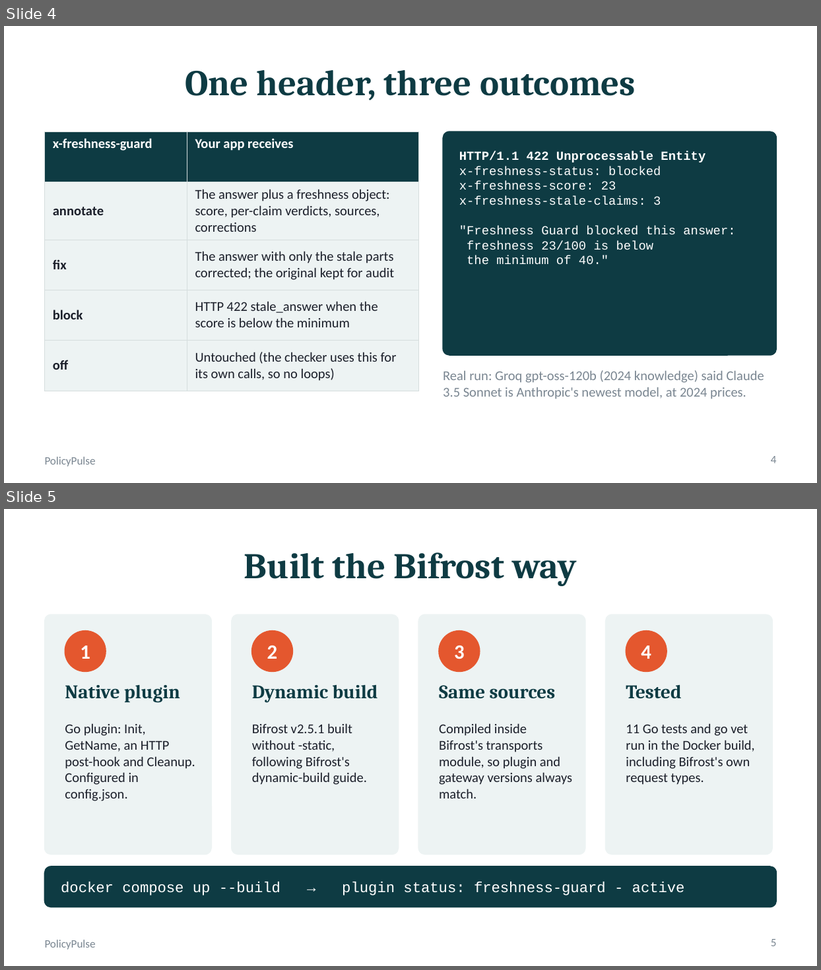
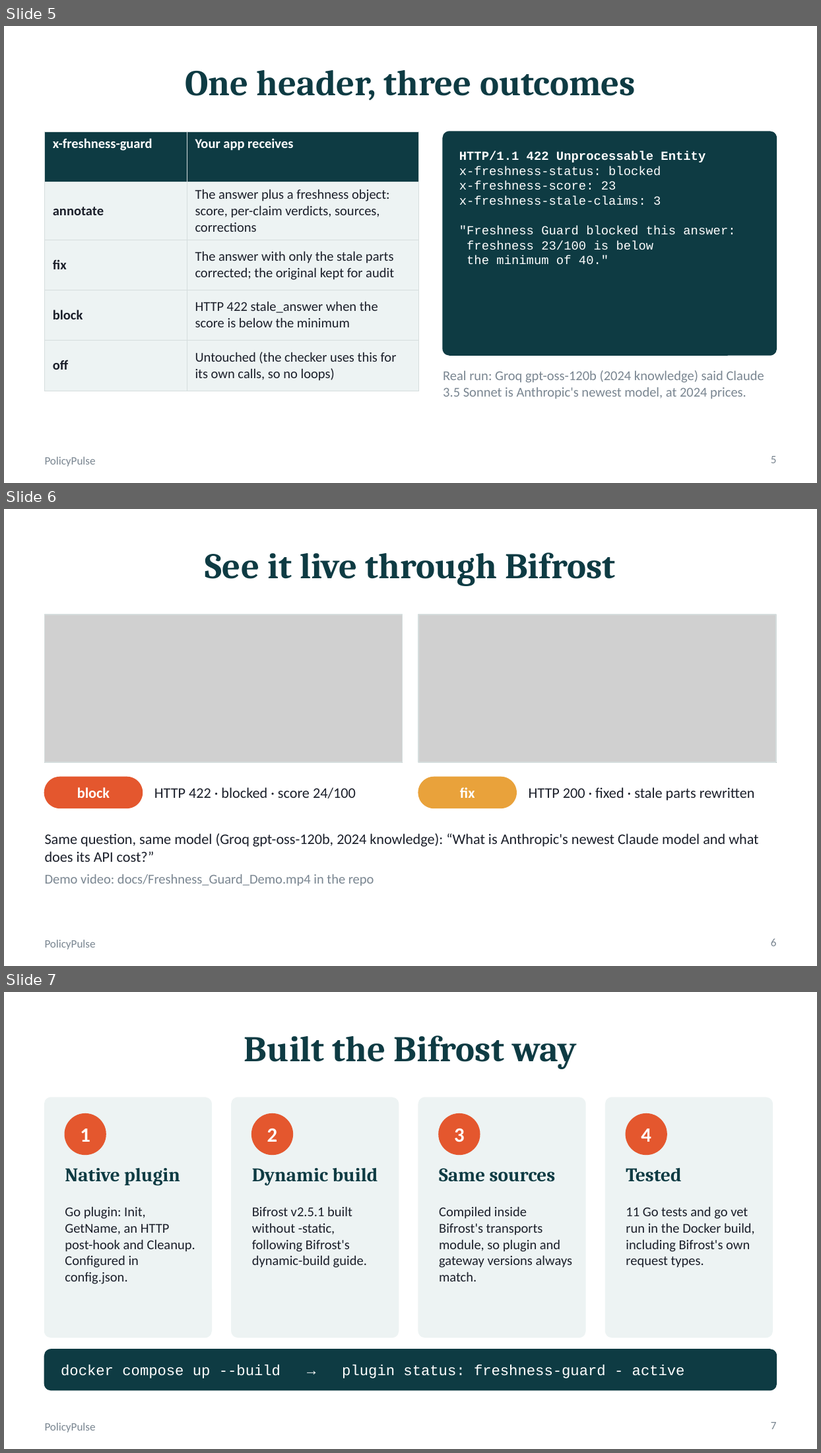
Before and after one commit to sxdkling-ops/policypulse, a slide deck: docs/PolicyPulse_Deck.pptx. Shown one above the other, each under a label of ours: slides 4 and 5 before the commit, slides 5, 6 and 7 after it. The pictures are 821x970 and 821x1453 pixels, drawn with LibreOffice and Linux fonts; fonts in the diff are those of the drawing; grey boxes stand for pictures. Boxes give left, top, right and bottom in pixels: in the first picture for what was removed or moved away, otherwise in the second. Text is boxed around its words. In the diff, an @@ line names an element or a change of style, - is before the commit and + after.

Commit message:
Add idea explainer to the demo video and deck; use real images in the README

```diff
--- a/docs/PolicyPulse_Deck.pptx
+++ b/docs/PolicyPulse_Deck.pptx
@@ slide 6 added at (x1=4, y1=509, x2=817, y2=966), background #FFFFFF; not listed: 1 template element that a slide beside it also shows @@
@@ title added at (x1=205, y1=553, x2=615, y2=586), 32 pt, text #0E3B43, bold @@
+See it live through Bifrost
@@ picture added at (x1=45, y1=615, x2=403, y2=762) @@
@@ rectangle added at (x1=45, y1=615, x2=403, y2=762), outline #D5DDDD 1 pt @@
@@ picture added at (x1=418, y1=615, x2=776, y2=762) @@
@@ rectangle added at (x1=418, y1=615, x2=776, y2=762), outline #D5DDDD 1 pt @@
@@ rounded rectangle added at (x1=45, y1=778, x2=142, y2=808), fill #E4572E, outline #E4572E 1 pt @@
@@ rounded rectangle added at (x1=418, y1=778, x2=516, y2=808), fill #E9A23B, outline #E9A23B 1 pt @@
@@ text added at (x1=77, y1=788, x2=110, y2=798), 13 pt, text #FFFFFF, bold @@
+block
@@ text added at (x1=154, y1=788, x2=356, y2=799), 13 pt, text #1B1F2A @@
+HTTP 422 · blocked · score 24/100
@@ text added at (x1=460, y1=788, x2=475, y2=798), 13 pt, text #FFFFFF, bold @@
+fix
@@ text added at (x1=529, y1=788, x2=755, y2=801), 13 pt, text #1B1F2A @@
+HTTP 200 · fixed · stale parts rewritten
@@ text added at (x1=45, y1=834, x2=758, y2=862), 13 pt, text #1B1F2A @@
+Same question, same model (Groq gpt-oss-120b, 2024 knowledge): “What is Anthropic's newest Claude model and what does its API cost?”
@@ text added at (x1=45, y1=875, x2=374, y2=887), 12 pt, text #7A8691 @@
+Demo video: docs/Freshness_Guard_Demo.mp4 in the repo
@@ page number added at (x1=771, y1=939, x2=777, y2=947), 10 pt, text #7A8691 @@
+6
@@ what was slide 4 is now slide 5 @@
@@ page number at (x1=771, y1=456, x2=777, y2=464): text changed @@
-4
+5
@@ what was slide 5 is now slide 7 @@
@@ page number at (x1=771, y1=1422, x2=777, y2=1430): text changed @@
-5
+7
```
Also in this commit, not shown: 2 slides changed, 1 other slide added, 4 other files.
